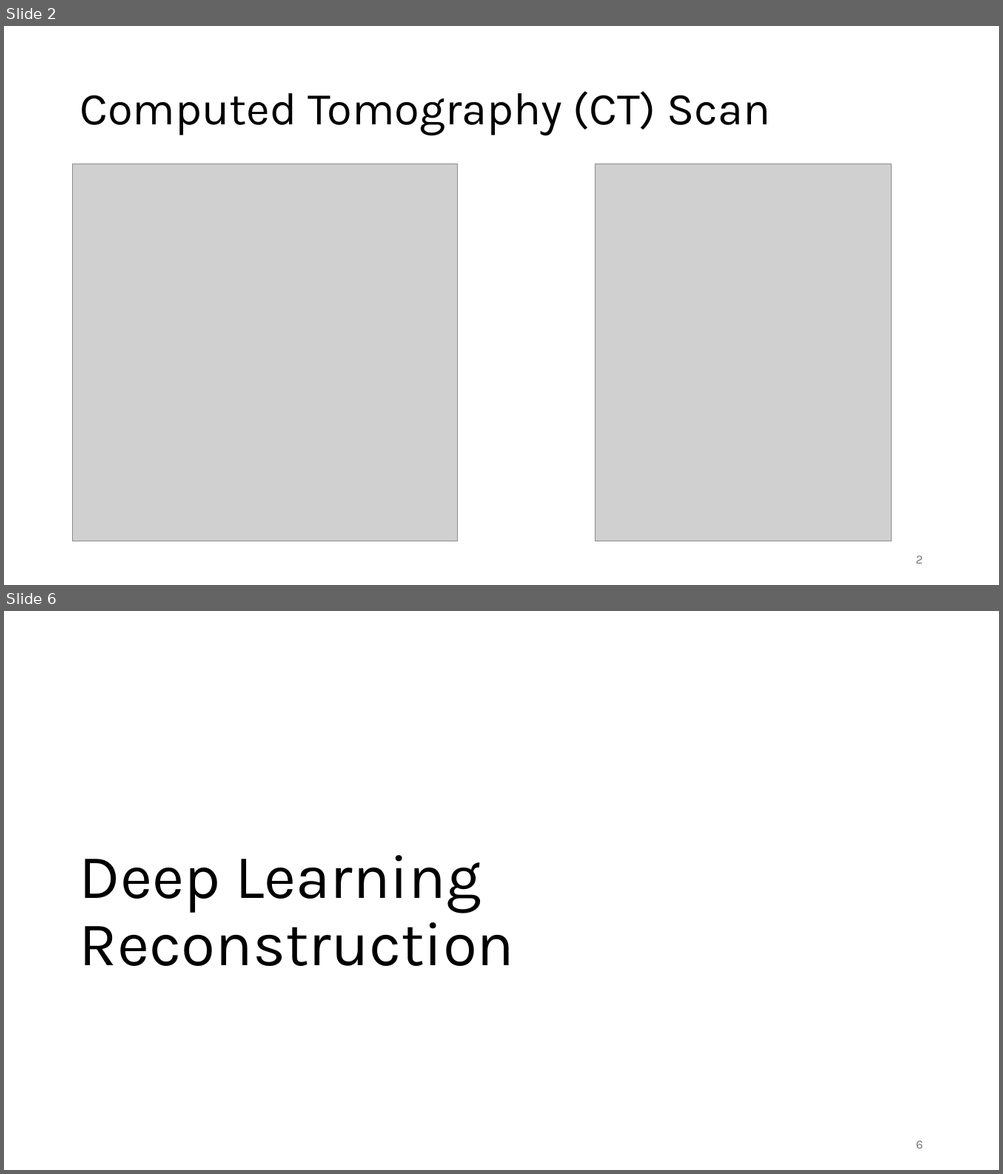
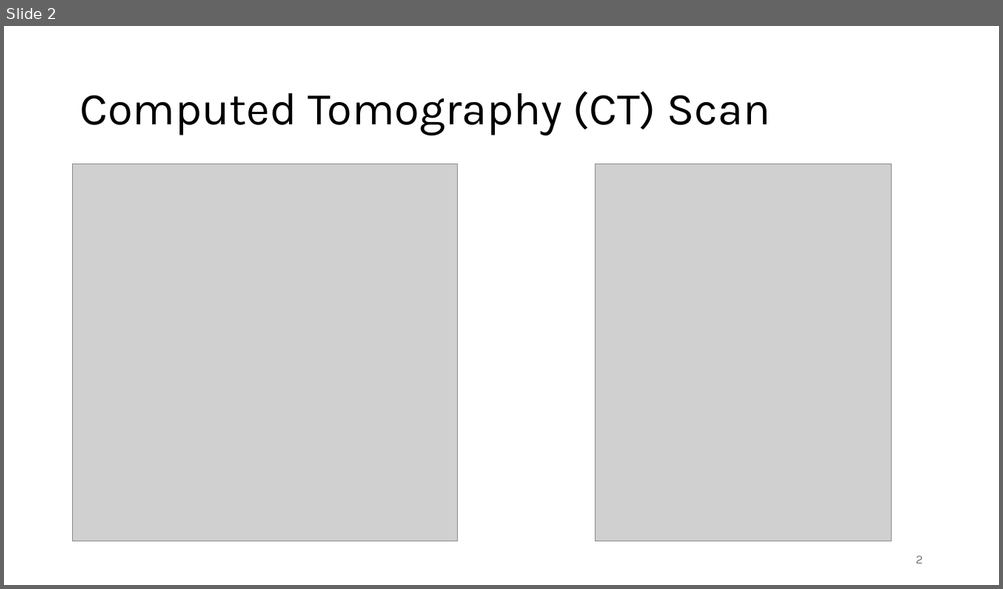
Before and after one commit to FelixWick/DL_images, a slide deck: slides/CT.pptx. Shown one above the other, each under a label of ours: slides 2 and 6 before the commit, slide 2 after it; the slides between them are not shown. The pictures are 1003x1174 and 1003x589 pixels, drawn with LibreOffice and Linux fonts; fonts in the diff are those of the drawing; grey boxes stand for pictures. Boxes give left, top, right and bottom in pixels: in the first picture for what was removed or moved away, otherwise in the second. Text is boxed around its words. In the diff, an @@ line names an element or a change of style, - is before the commit and + after.

```diff
--- a/slides/CT.pptx
+++ b/slides/CT.pptx
@@ slide 6 removed at <box>4,611,999,1170</box>, background #FFFFFF @@
@@ title removed at <box>79,855,515,966</box> @@
-Deep Learning Reconstruction
@@ page number removed at <box>916,1141,923,1149</box> @@
-6
```
Also in this commit, not shown: 5 slides changed, 8 slides added.
